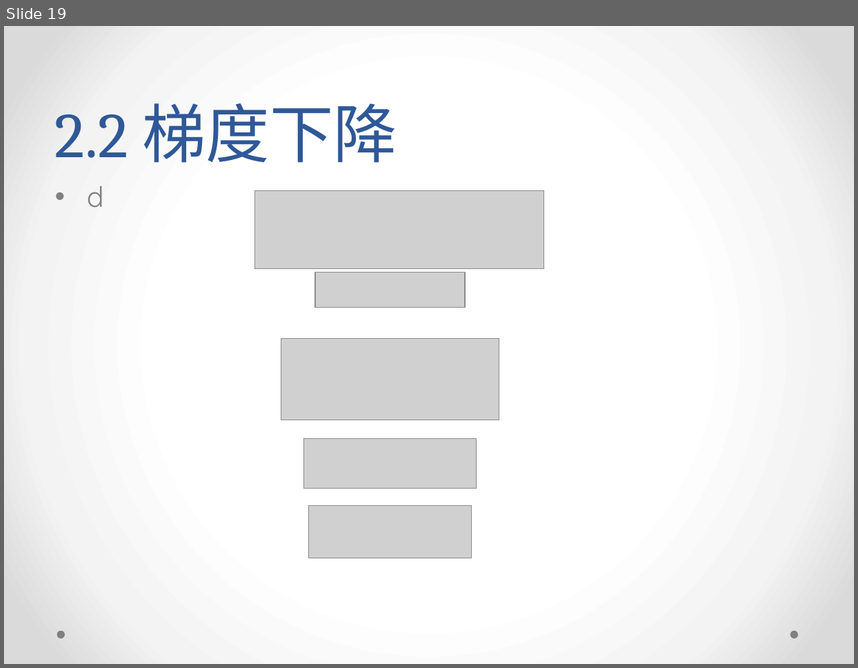
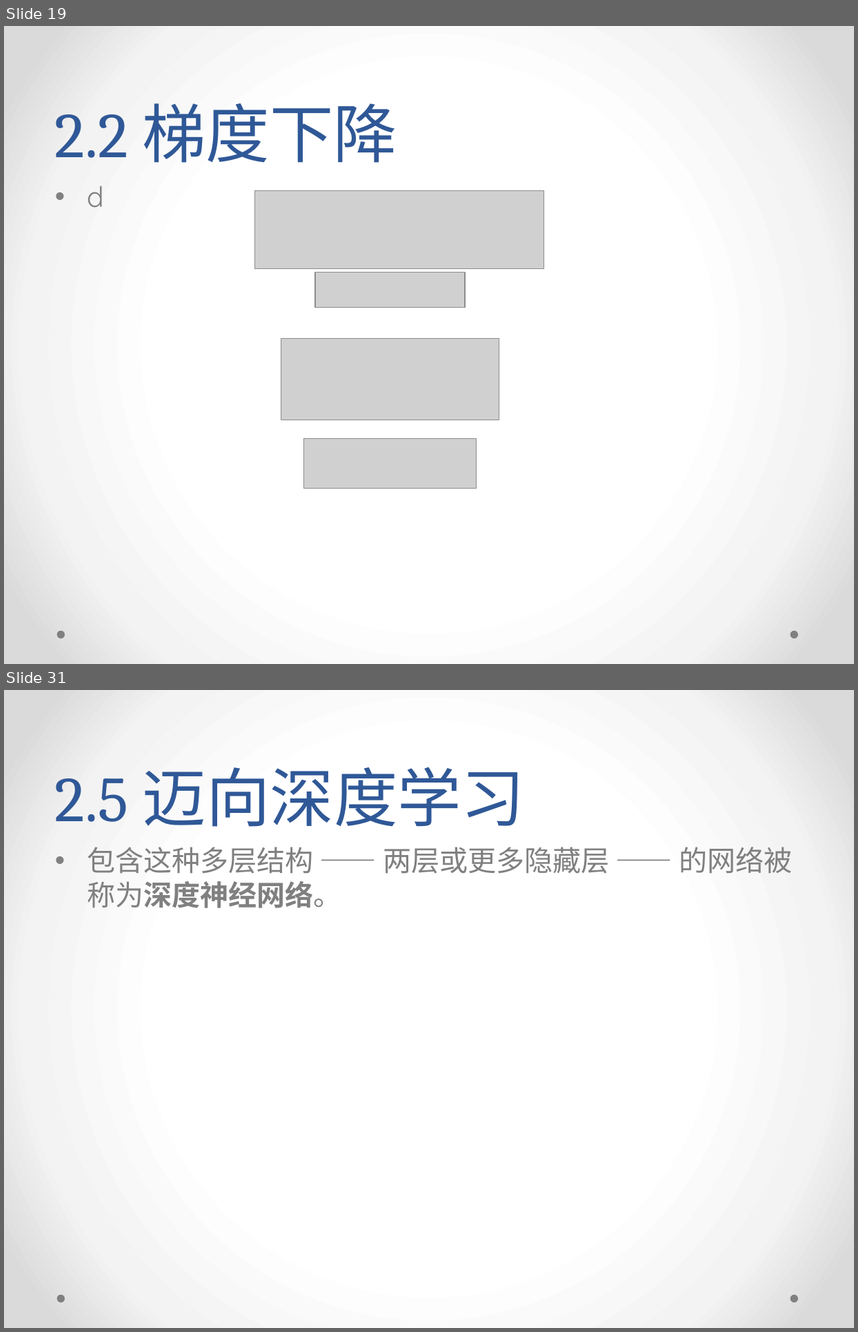
Before and after one commit to yish0000/neuralnetwork, a slide deck: 深度学习数学原理初探.pptx. Shown one above the other, each under a label of ours: slide 19 before the commit, slides 19 and 31 after it; the slides between them are not shown. The pictures are 858x668 and 858x1332 pixels, drawn with LibreOffice and Linux fonts; fonts in the diff are those of the drawing; grey boxes stand for pictures; background and template pictures are left out. Boxes give left, top, right and bottom in pixels: in the first picture for what was removed or moved away, otherwise in the second. Text is boxed around its words. In the diff, an @@ line names an element or a change of style, - is before the commit and + after.

```diff
--- a/深度学习数学原理初探.pptx
+++ b/深度学习数学原理初探.pptx
@@ slide 31 added at (4,690,854,1328), background gradient #FFFFFF to #F4F4F4 to #DADADA; not listed: 2 template elements that a slide beside it also shows @@
@@ title added at (55,767,525,827), 54 pt, text #2F5897 @@
+2.5 迈向深度学习
@@ text added at (87,847,792,908), 24 pt, text #808080 @@
+• 包含这种多层结构 —— 两层或更多隐藏层 —— 的⽹络被称为深度神经⽹络。
@@ slide 19 changed as well @@
@@ picture removed at (308,506,472,557) @@
```
Also in this commit, not shown: 14 other slides added, 1 slide removed.
